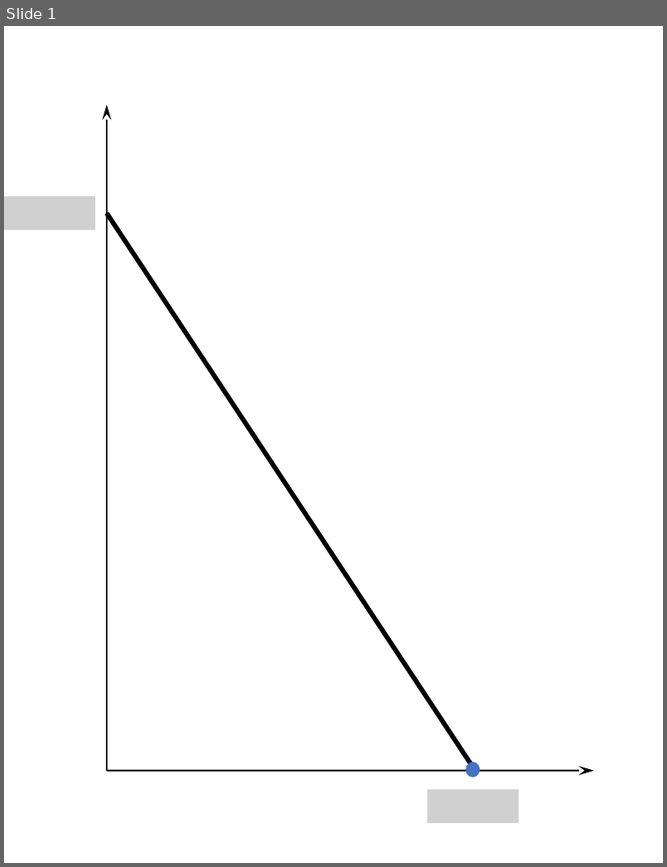
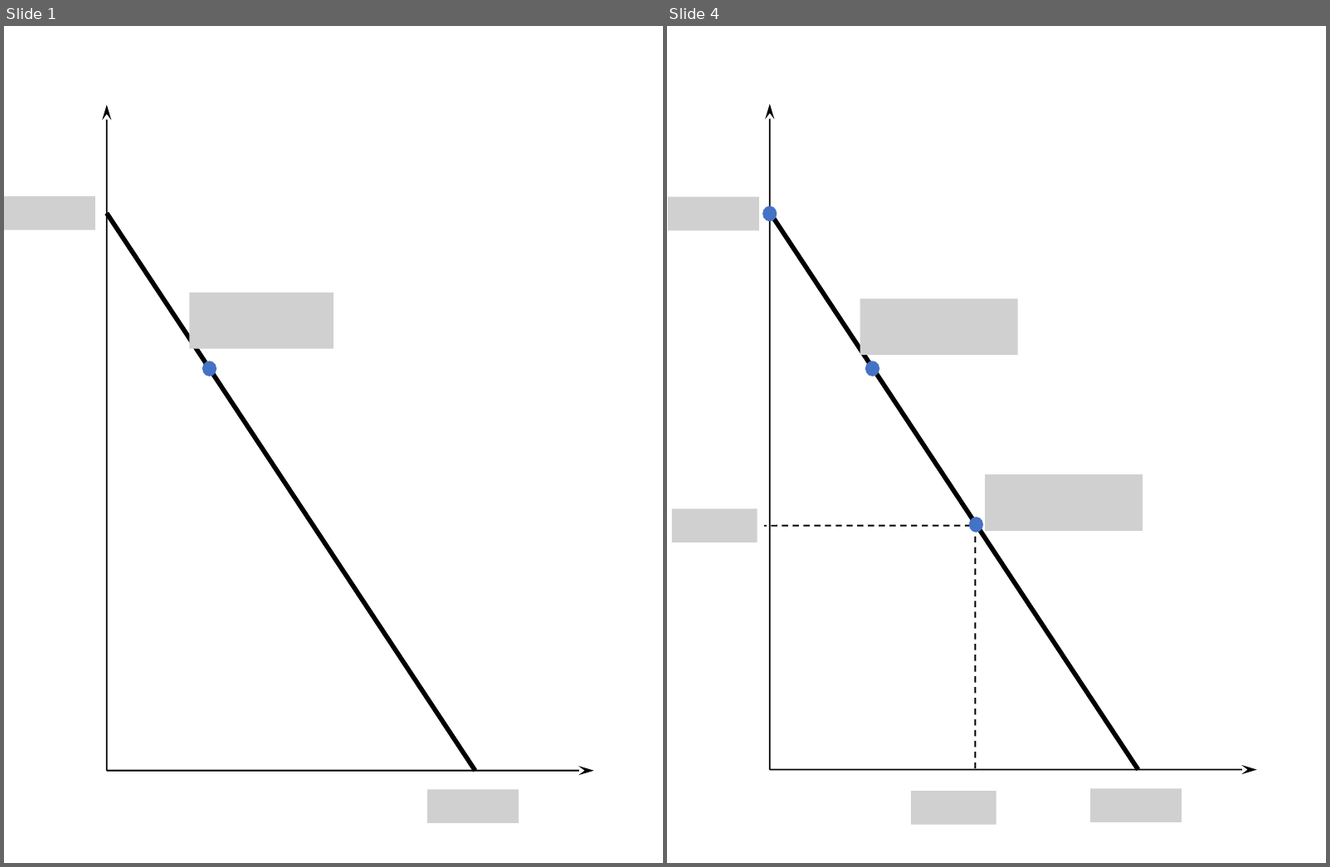
Before and after one commit to peteawag/ECO00001I-A-Microeconomics-II-2019, a slide deck: img/insurance.pptx. Shown side by side, each under a label of ours: slide 1 before the commit, slides 1 and 4 after it; the slides between them are not shown. The pictures are 667x867 and 1330x867 pixels, drawn with LibreOffice and Linux fonts; fonts in the diff are those of the drawing; grey boxes stand for pictures. Boxes give left, top, right and bottom in pixels: in the first picture for what was removed or moved away, otherwise in the second. Text is boxed around its words. In the diff, an @@ line names an element or a change of style, - is before the commit and + after.

```diff
--- a/img/insurance.pptx
+++ b/img/insurance.pptx
@@ slide 4 added at (667,26,1326,863), background #FFFFFF @@
@@ picture added at (668,197,760,230) @@
@@ group added at (763,104,1257,769): 2 arrows, 1 line, 1 ellipse @@
@@ picture added at (860,298,1017,354) @@
@@ ellipse added at (865,360,880,376), fill #4472C4 @@
@@ picture added at (985,474,1142,530) @@
@@ picture added at (671,509,756,542) @@
@@ ellipse added at (969,517,984,532), fill #4472C4 @@
@@ line added from (982, 526) to (764, 526), #000000 1 pt dashed @@
@@ line added from (975, 526) to (975, 769), #000000 1 pt dashed @@
@@ picture added at (911,790,996,824) @@
@@ picture added at (1089,788,1181,821) @@
@@ slide 1 changed as well @@
@@ picture added at (189,292,333,348) @@
@@ ellipse: place and size @@
-ellipse at (465,761,480,776)
+ellipse at (202,360,217,376)
```
Also in this commit, not shown: 5 other slides changed, 2 other slides added, 1 slide removed, 6 other files.
